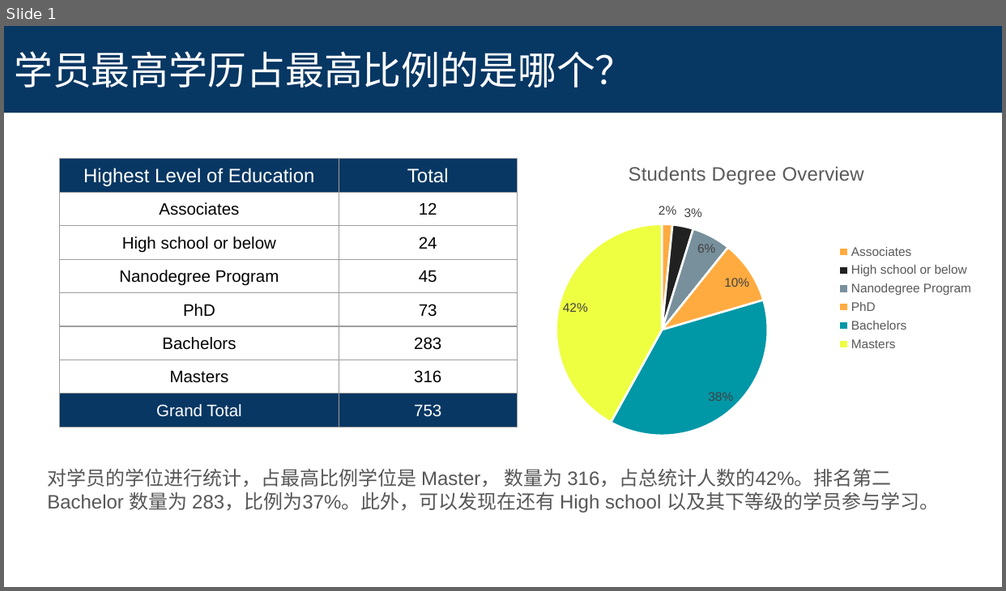
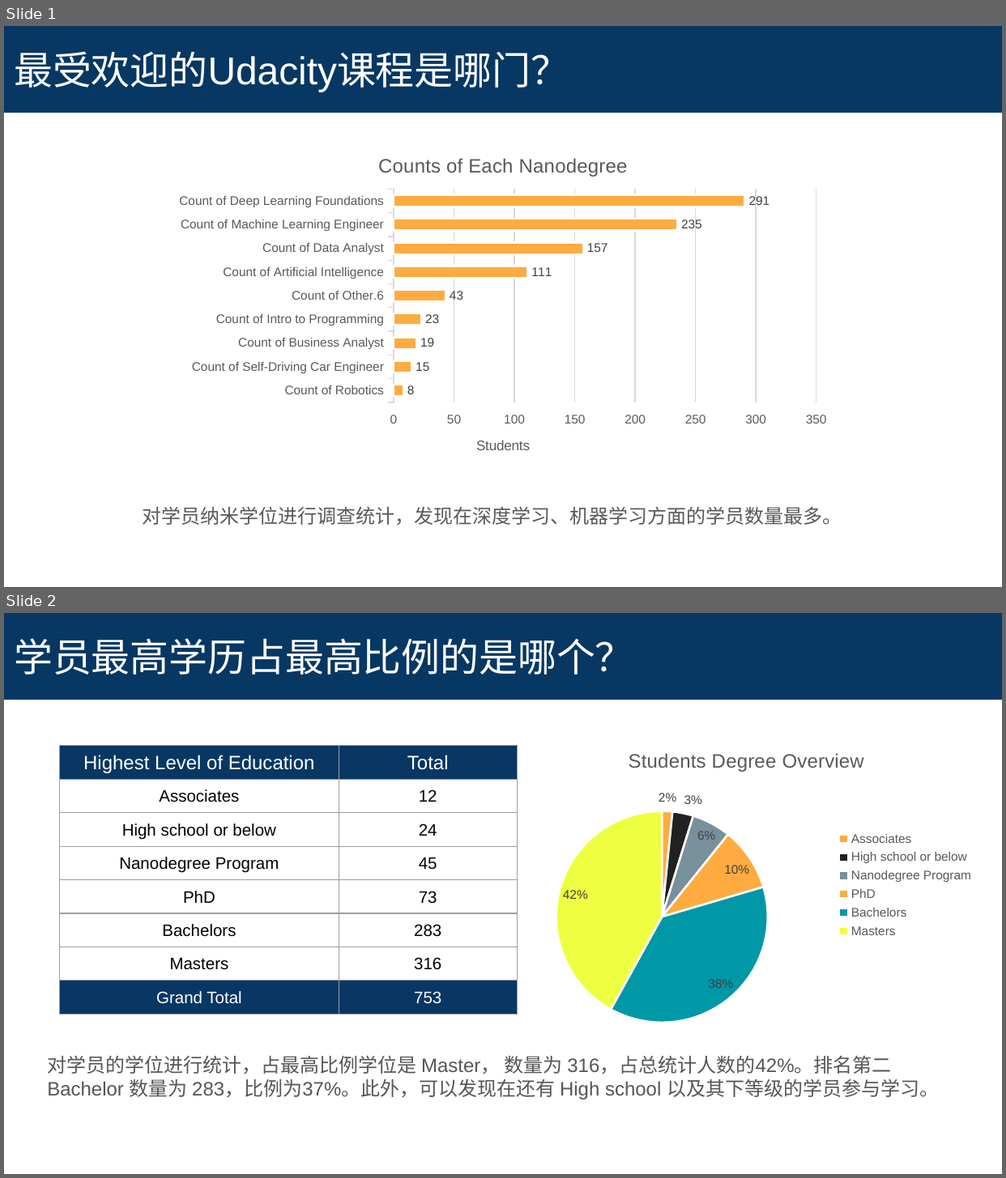
Before and after one commit to baikeyu/udacity_band_p2, a slide deck: BAND-survey-project-submission.pptx. Shown one above the other, each under a label of ours: slide 1 before the commit, slides 1 and 2 after it. The pictures are 1006x591 and 1006x1178 pixels, drawn with LibreOffice and Linux fonts; fonts in the diff are those of the drawing. Boxes give left, top, right and bottom in pixels: in the first picture for what was removed or moved away, otherwise in the second. Text is boxed around its words. In the diff, an @@ line names an element or a change of style, - is before the commit and + after.

```diff
--- a/BAND-survey-project-submission.pptx
+++ b/BAND-survey-project-submission.pptx
@@ slide 1 added at bbox=[4, 26, 1002, 587], background #FFFFFF @@
@@ title added at bbox=[4, 26, 1002, 113], fill #073763, 28 pt, text #FFFFFF @@
+最受欢迎的Udacity课程是哪门？
@@ bar chart added at bbox=[166, 139, 840, 474] @@
+title "Counts of Each Nanodegree "
+categories: Count of Robotics, Count of Self-Driving Car Engineer, Count of Business Analyst, Count of Intro to Programming, Count of Other.6, Count of Artificial Intelligence, Count of Data Analyst, Count of Machine Learning Engineer, Count of Deep Learning Foundations
+Series 1: 8, 15, 19, 23, 43, 111, 157, 235, 291
@@ text added at bbox=[133, 494, 857, 539], fill #FFFFFF, outline #FFFFFF 0.75 pt, 14 pt, text #595959 @@
+对学员纳米学位进行调查统计，发现在深度学习、机器学习方面的学员数量最多。
@@ what was slide 1 is now slide 2 @@
```
Also in this commit, not shown: 1 slide changed, 2 other files.
